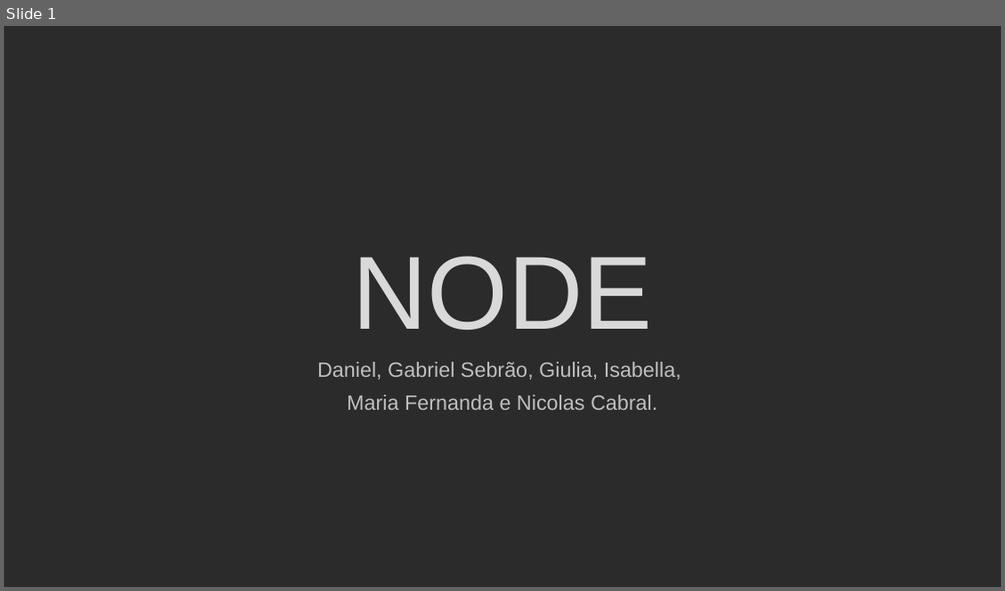
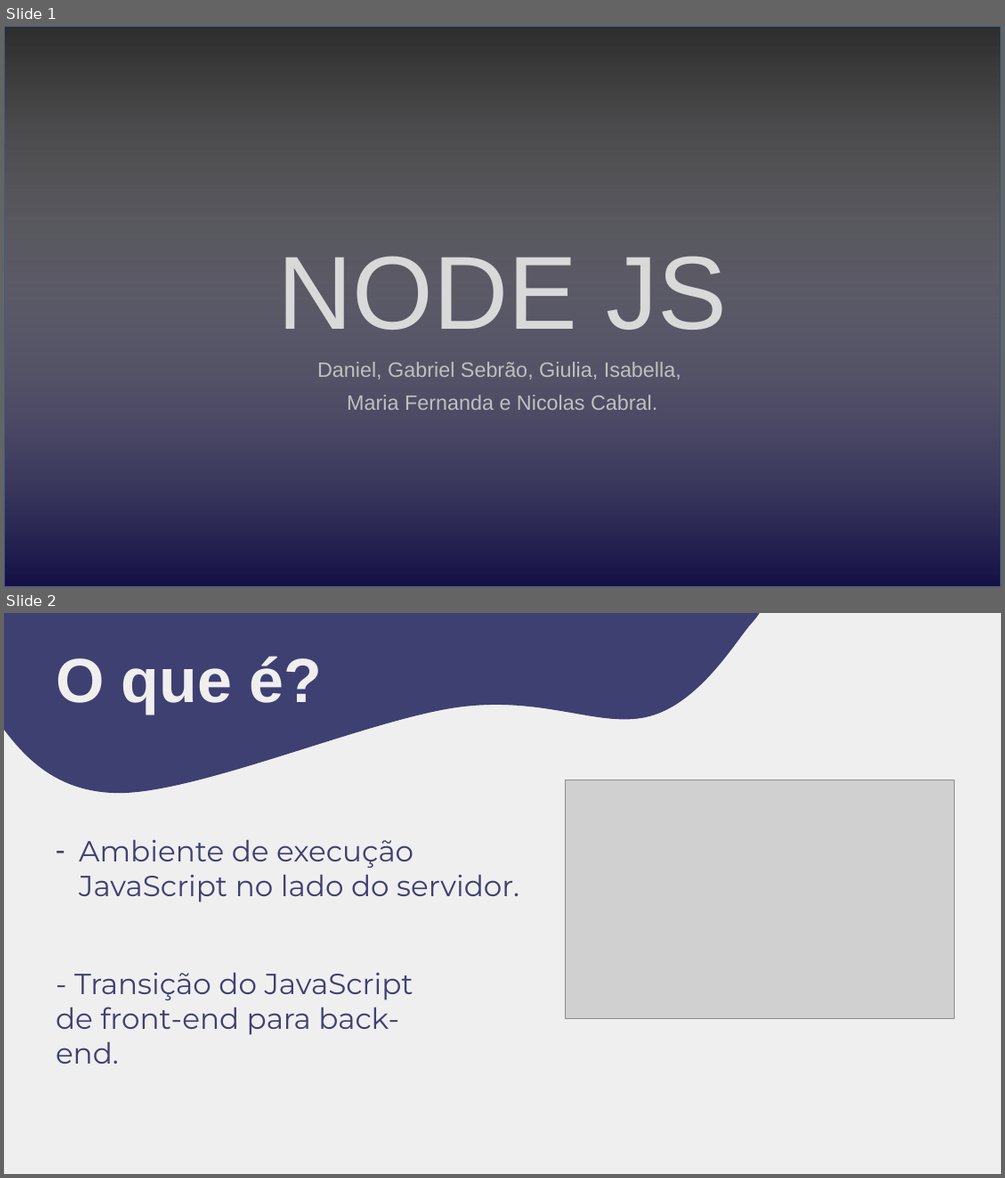
Before and after one commit to johnnysuh/atividades, a slide deck: NODE.pptx. Shown one above the other, each under a label of ours: slide 1 before the commit, slides 1 and 2 after it. The pictures are 1005x591 and 1005x1178 pixels, drawn with LibreOffice and Linux fonts; fonts in the diff are those of the drawing; grey boxes stand for pictures; background and template pictures are left out; a plain dark background stands for a picture behind light text. Boxes give left, top, right and bottom in pixels: in the first picture for what was removed or moved away, otherwise in the second. Text is boxed around its words. In the diff, an @@ line names an element or a change of style, - is before the commit and + after.

```diff
--- a/NODE.pptx
+++ b/NODE.pptx
@@ slide 2 added at (4, 613, 1001, 1174), background #F0EFEF @@
@@ freeform shape added at (4, 613, 760, 793), fill #3E4072, outline #3E4072 1 pt @@
@@ text added at (56, 656, 323, 714), 60 pt, text #F0EFEF, bold @@
+O que é?
@@ picture added at (565, 779, 955, 1018) @@
@@ text added at (79, 839, 519, 902), 28 pt, text #3E4072 @@
+– Ambiente de execução JavaScript no lado do servidor.
@@ text added at (56, 972, 413, 1063), 28 pt, text #3E4072 @@
+- Transição do JavaScript de front-end para back-end.
@@ slide 1 changed as well @@
@@ rectangle added at (4, 26, 1001, 587), fill gradient #FFFFFF to #130F45 to #000000 to #B0C6E1, outline #3A5F8C 1 pt @@
@@ title at (277, 256, 727, 329): text changed @@
-NODE
+NODE JS
```
Also in this commit, not shown: 1 slide removed.
